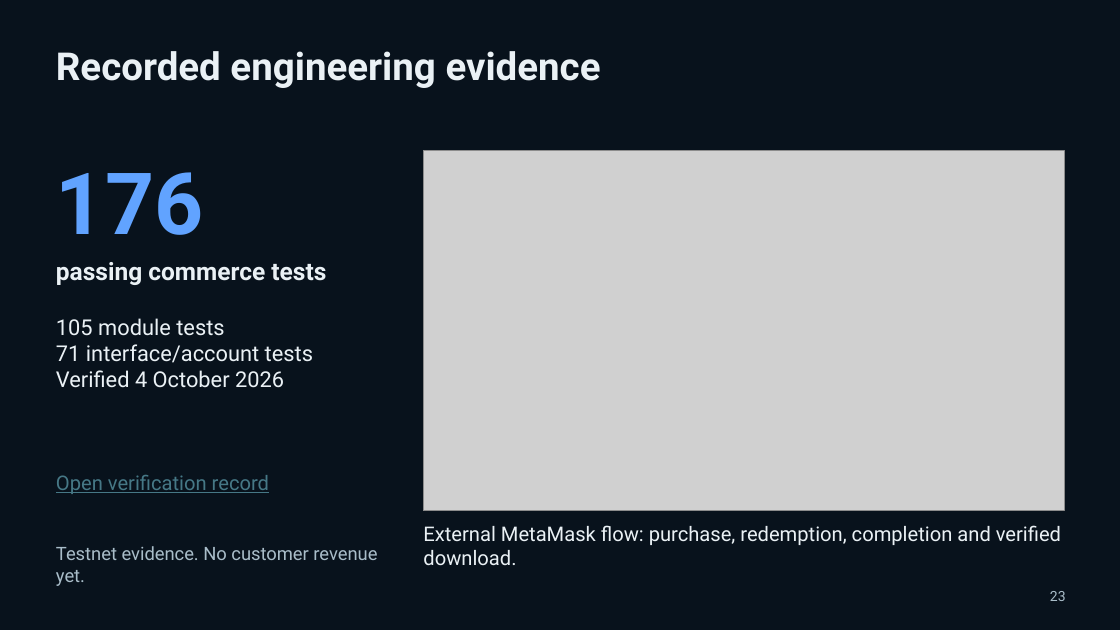
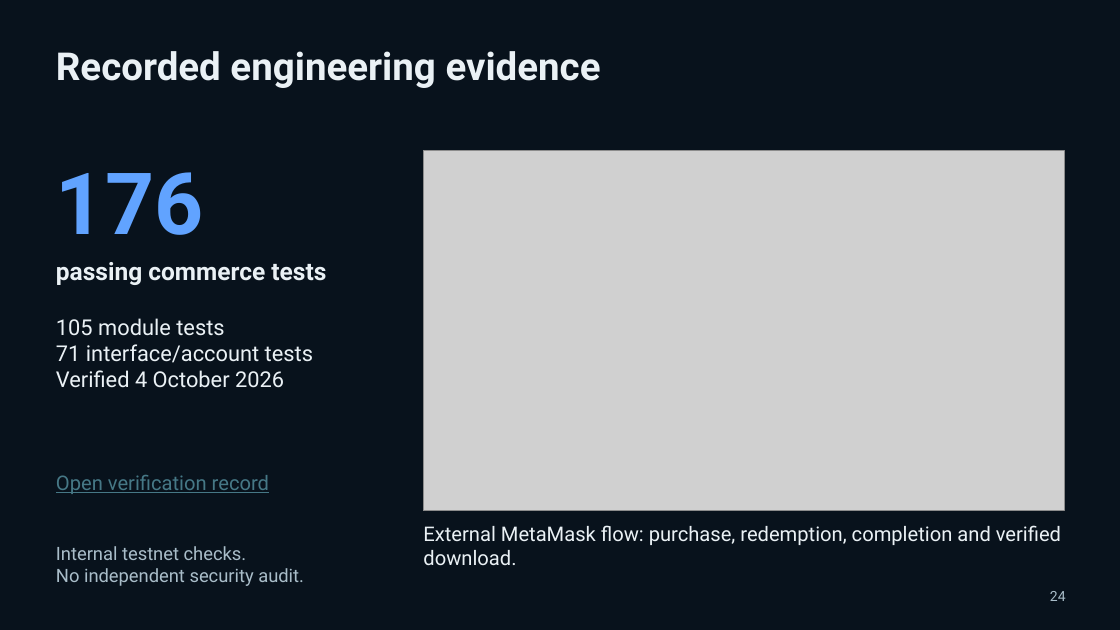
Before and after one commit to pavlichuckcrypt-maker/Vantemio, a slide deck: slide 24 of docs/pitch/Vantemio_Presentation_2026-10-05.pptx (slide 23 before the commit). Drawn at 1120x630 pixels with LibreOffice and Linux fonts; fonts in the diff are those of the drawing; grey boxes stand for pictures. Boxes give left, top, right and bottom in pixels: in the first picture for what was removed or moved away, otherwise in the second. Text is boxed around its words. In the diff, an @@ line names an element or a change of style, - is before the commit and + after.

```diff
--- a/docs/pitch/Vantemio_Presentation_2026-10-05.pptx
+++ b/docs/pitch/Vantemio_Presentation_2026-10-05.pptx
@@ text at [56,546,304,586]: text changed @@
-Testnet evidence. No customer revenue yet.
+Internal testnet checks.
+No independent security audit.
@@ text at [1050,591,1066,601]: text changed @@
-23
+24
```
Also in this commit, not shown: 17 other slides changed, 1 slide added, 1 other file.
